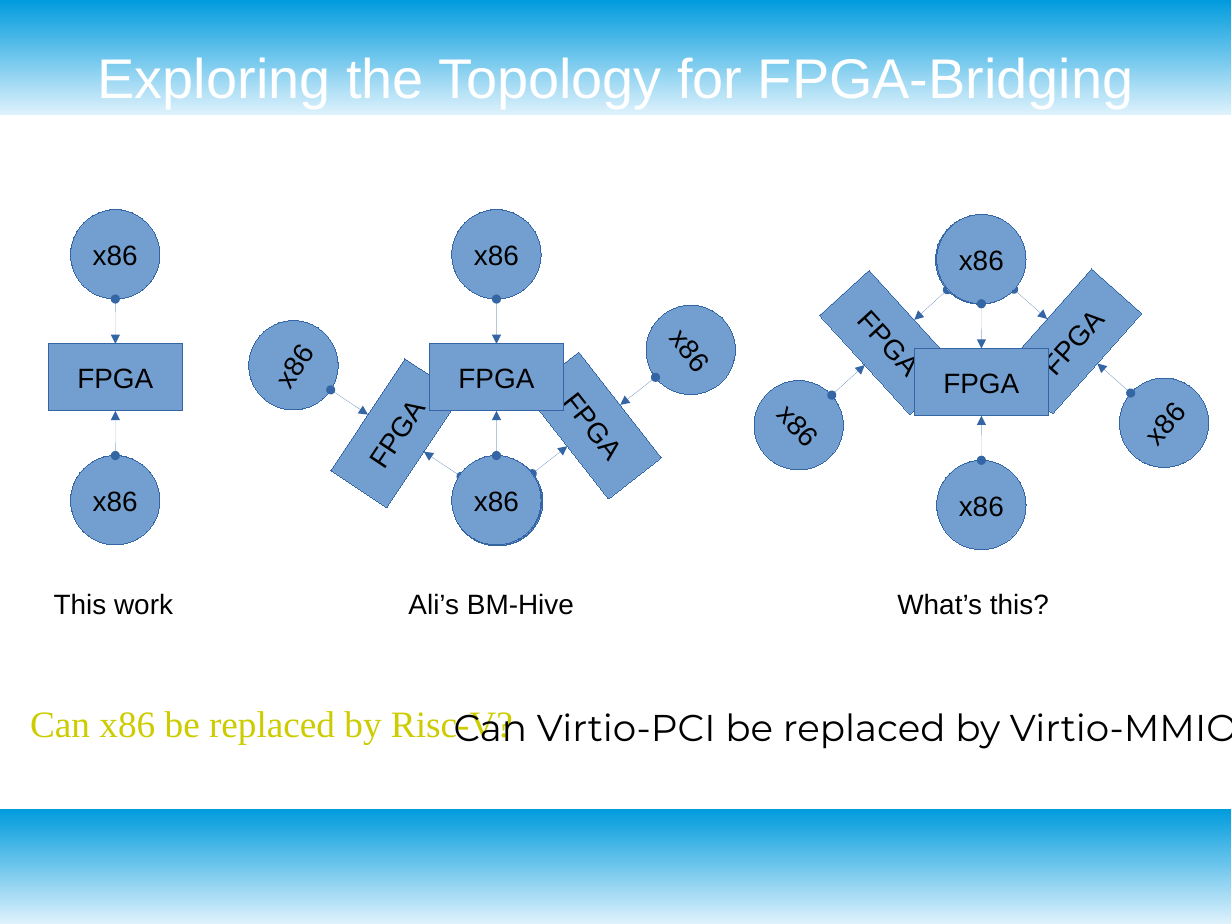
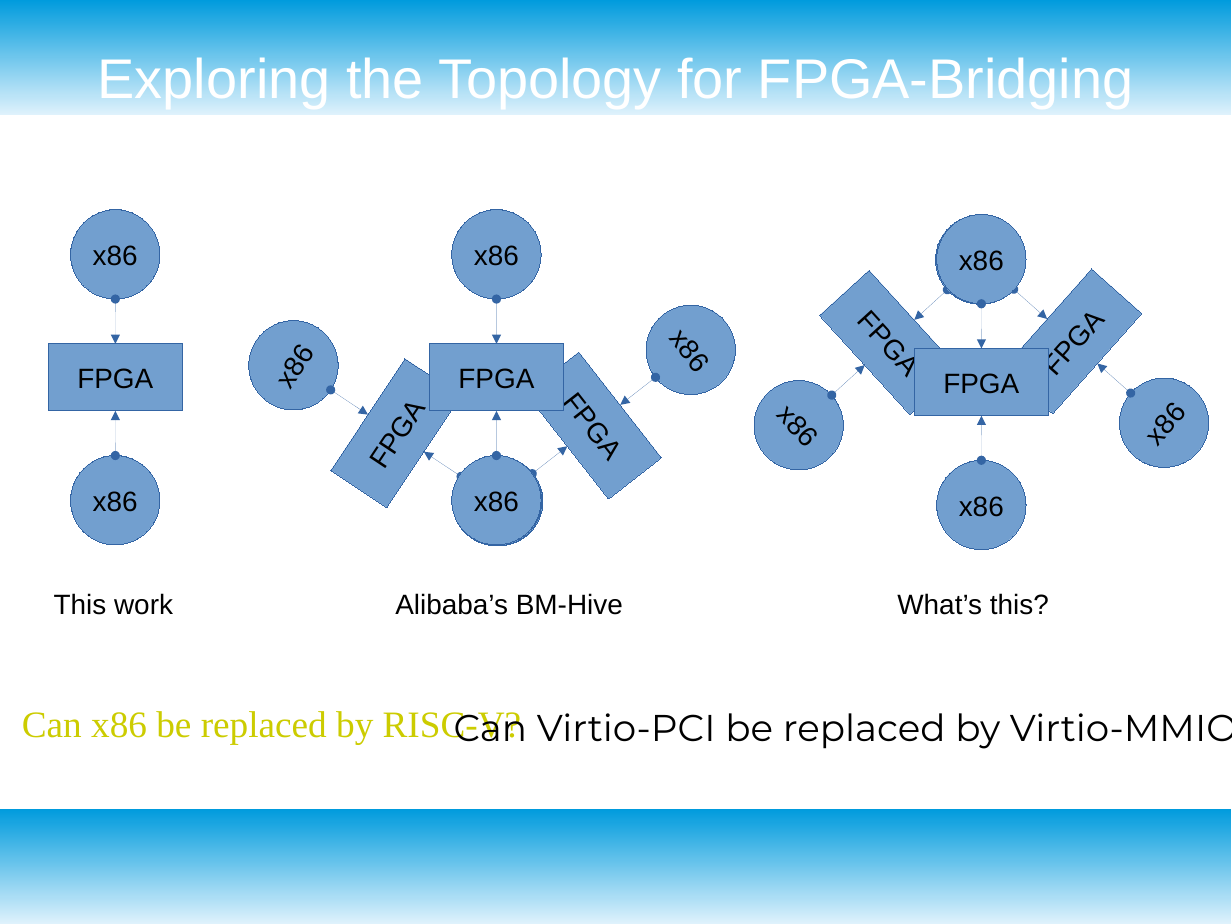
Before and after one commit to RSPwFPGAs/virtio-fpga-bridge, a slide deck: slide 3 of doc/virio-fpga-bridge.odp (slide 2 before the commit). Drawn at 1232x924 pixels with LibreOffice and Linux fonts; fonts in the diff are those of the drawing. Boxes give left, top, right and bottom in pixels: in the first picture for what was removed or moved away, otherwise in the second. Text is boxed around its words. In the diff, an @@ line names an element or a change of style, - is before the commit and + after.

```diff
--- a/doc/virio-fpga-bridge.odp
+++ b/doc/virio-fpga-bridge.odp
@@ text at box(395, 593, 623, 615): text changed @@
-Ali’s BM-Hive
+Alibaba’s BM-Hive
@@ text at box(22, 711, 522, 744): text changed @@
-Can x86 be replaced by Risc-V?
+Can x86 be replaced by RISC-V?
```
Also in this commit, not shown: 1 other slide changed, 1 slide added, 5 other files.
